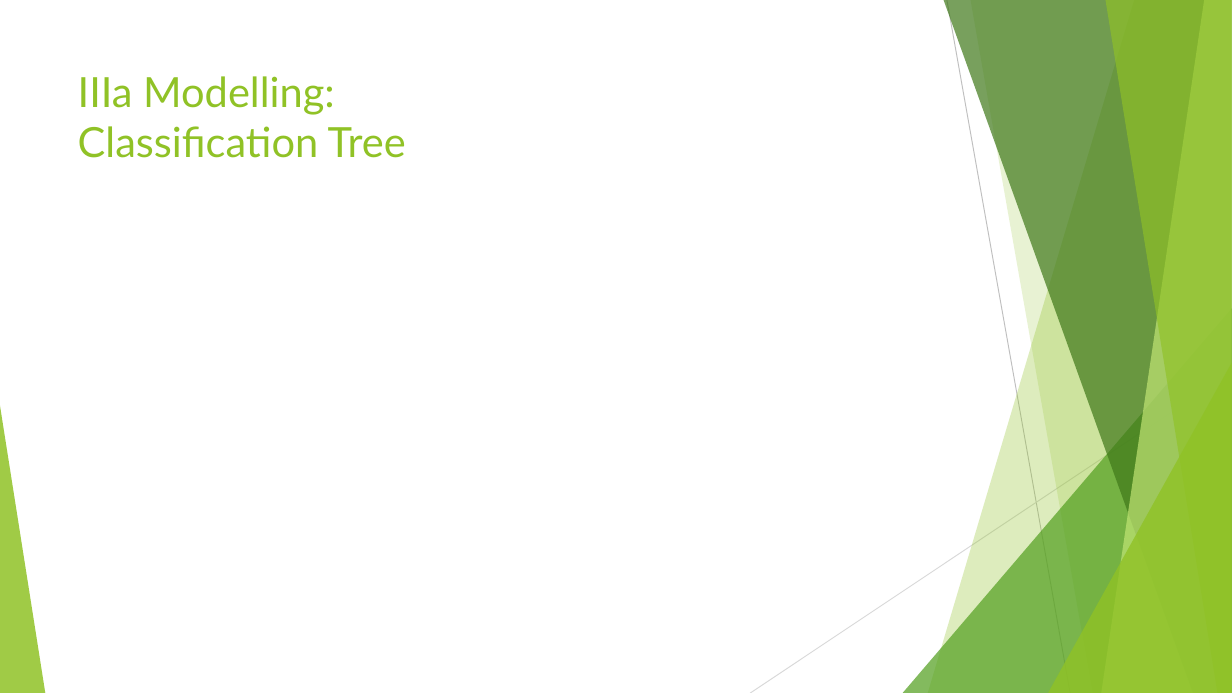
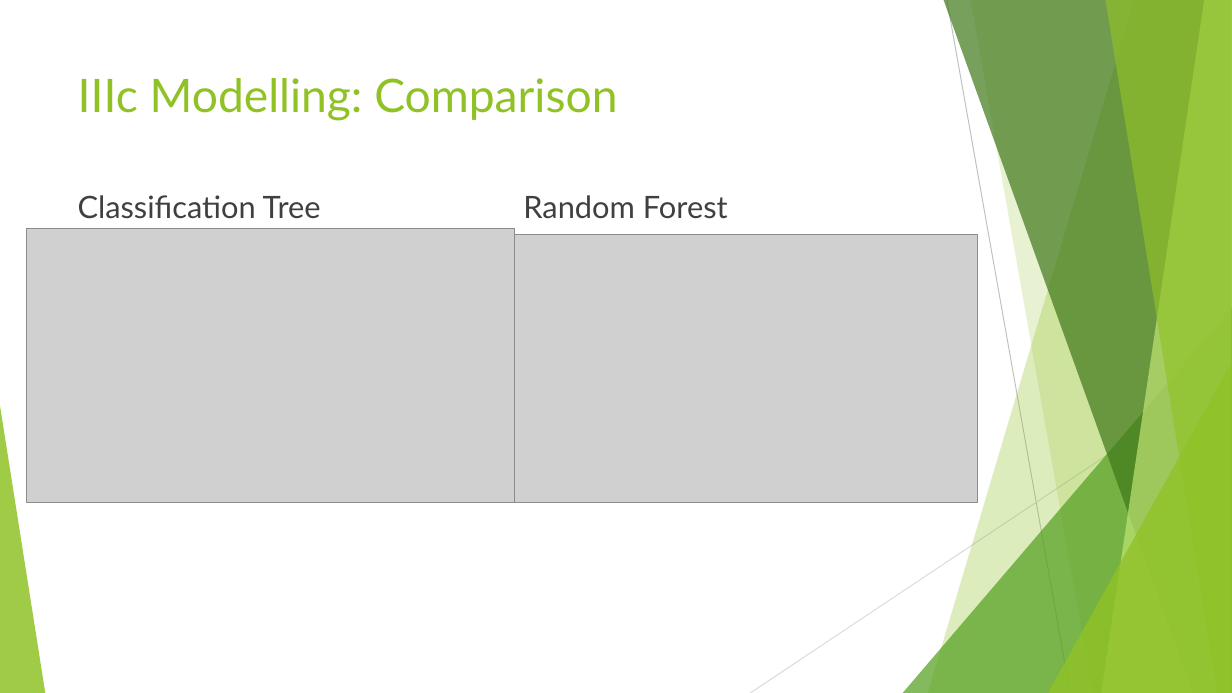
Before and after one commit to RafiKueng/Spoe_Kreditrisiko, a slide deck: slide 14 of Praesentation/Presentation.pptx (slide 11 before the commit). Drawn at 1232x693 pixels with LibreOffice and Linux fonts; fonts in the diff are those of the drawing; grey boxes stand for pictures. Boxes give left, top, right and bottom in pixels: in the first picture for what was removed or moved away, otherwise in the second. Text is boxed around its words. In the diff, an @@ line names an element or a change of style, - is before the commit and + after.

```diff
--- a/Praesentation/Presentation.pptx
+++ b/Praesentation/Presentation.pptx
@@ title at [78, 78, 617, 121]: text changed; size 32.4 to 36 pt @@
-IIIa Modelling:
-Classification Tree
+IIIc Modelling: Comparison
@@ text added at [78, 195, 321, 219], 24 pt, text #404040 @@
+Classification Tree
@@ text added at [523, 195, 728, 219], 24 pt, text #404040 @@
+Random Forest
@@ picture added at [27, 229, 515, 503] @@
@@ picture added at [514, 235, 978, 502] @@
```
Also in this commit, not shown: 7 other slides changed.
